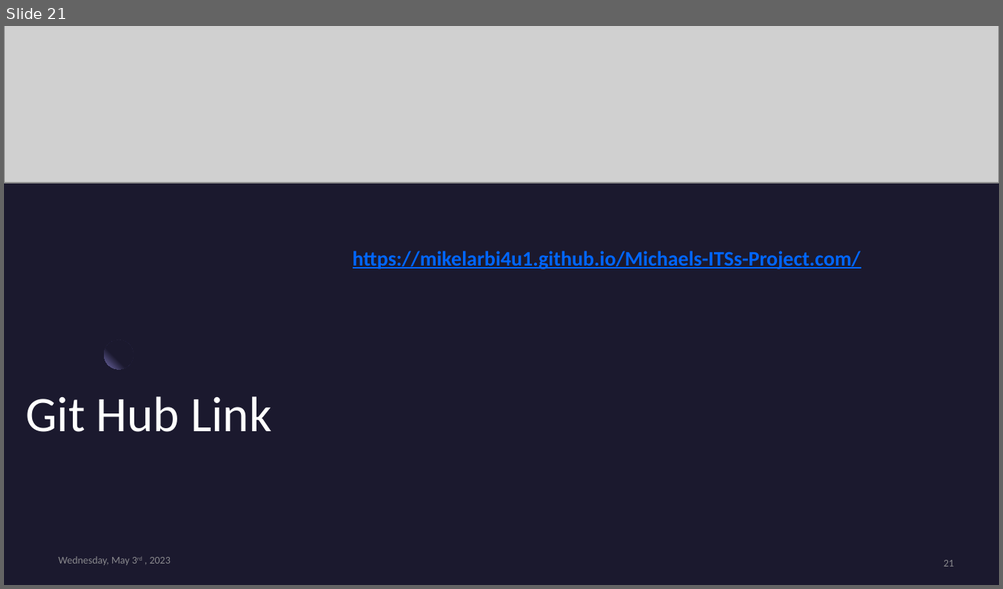
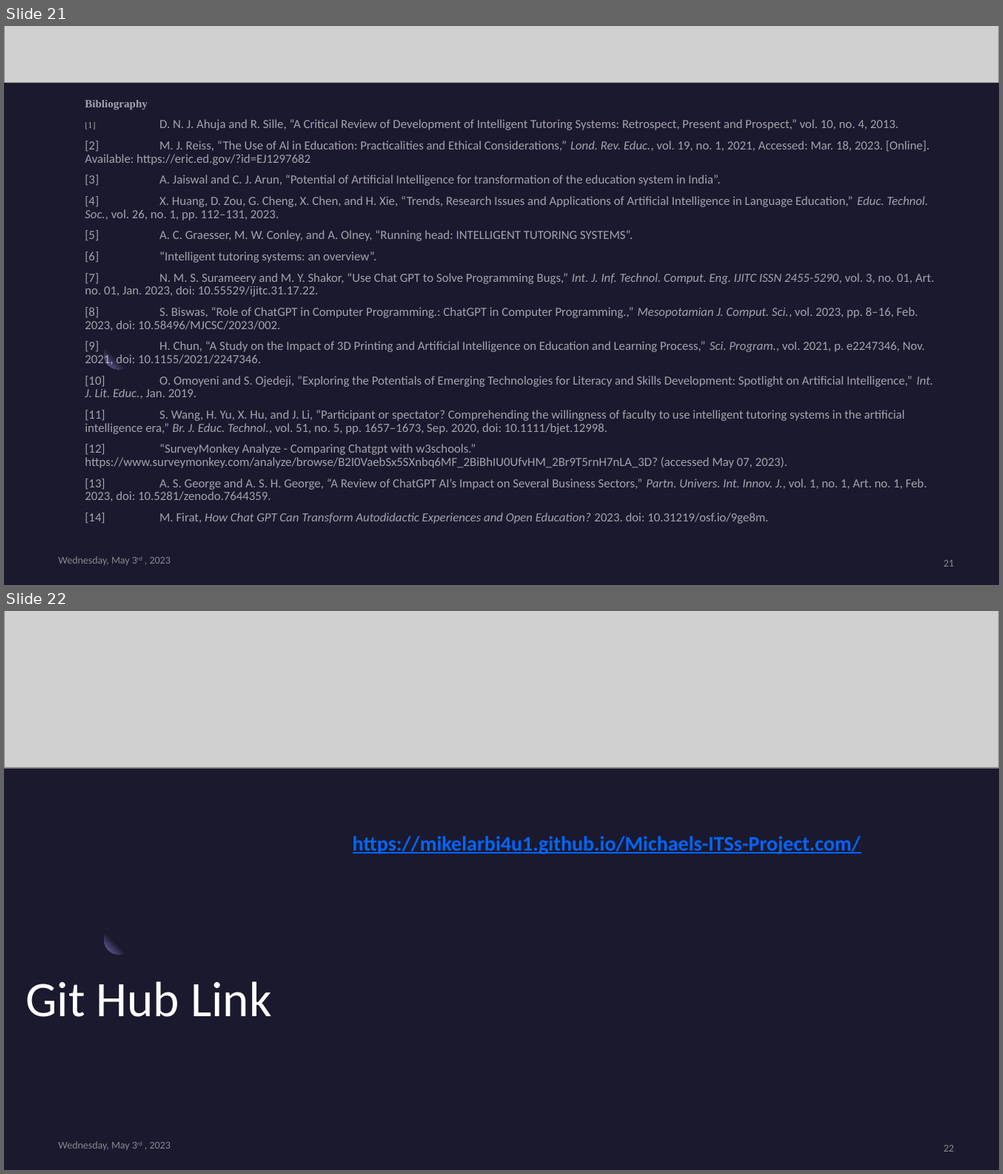
Before and after one commit to Mikelarbi4u1/Intelligent-Tutoring-Systems-in-Computer-Science, a slide deck: The Perception of ChatGPT in Learning Basic Python.pptx. Shown one above the other, each under a label of ours: slide 21 before the commit, slides 21 and 22 after it. The pictures are 1003x589 and 1003x1174 pixels, drawn with LibreOffice and Linux fonts; fonts in the diff are those of the drawing; grey boxes stand for pictures. Boxes give left, top, right and bottom in pixels: in the first picture for what was removed or moved away, otherwise in the second. Text is boxed around its words. In the diff, an @@ line names an element or a change of style, - is before the commit and + after.

```diff
--- a/The Perception of ChatGPT in Learning Basic Python.pptx
+++ b/The Perception of ChatGPT in Learning Basic Python.pptx
@@ slide 21 added at (4,26,999,585), background #1B192E; not listed: 1 template element that a slide beside it also shows @@
@@ picture added at (4,26,999,82) @@
@@ text added at (85,100,933,524), 12 pt, text #FFFFFF at 60% opacity @@
+Bibliography
+[1] D. N. J. Ahuja and R. Sille, “A Critical Review of Development of Intelligent Tutoring Systems: Retrospect, Present and Prospect,” vol. 10, no. 4, 2013.
+[2] M. J. Reiss, “The Use of Al in Education: Practicalities and Ethical Considerations,” Lond. Rev. Educ., vol. 19, no. 1, 2021, Accessed: Mar. 18, 2023. [Online]. Available: https://eric.ed.gov/?id=EJ1297682
+[3] A. Jaiswal and C. J. Arun, “Potential of Artificial Intelligence for transformation of the education system in India”.
+[4] X. Huang, D. Zou, G. Cheng, X. Chen, and H. Xie, “Trends, Research Issues and Applications of Artificial Intelligence in Language Education,” Educ. Technol. Soc., vol. 26, no. 1, pp. 112–131, 2023.
+[5] A. C. Graesser, M. W. Conley, and A. Olney, “Running head: INTELLIGENT TUTORING SYSTEMS”.
+[6] “Intelligent tutoring systems: an overview”.
+[7] N. M. S. Surameery and M. Y. Shakor, “Use Chat GPT to Solve Programming Bugs,” Int. J. Inf. Technol. Comput. Eng. IJITC ISSN 2455-5290, vol. 3, no. 01, Art. no. 01, Jan. 2023, doi: 10.55529/ijitc.31.17.22.
+[8] S. Biswas, “Role of ChatGPT in Computer Programming.: ChatGPT in Computer Programming.,” Mesopotamian J. Comput. Sci., vol. 2023, pp. 8–16, Feb. 2023, doi: 10.58496/MJCSC/2023/002.
+[9] H. Chun, “A Study on the Impact of 3D Printing and Artificial Intelligence on Education and Learning Process,” Sci. Program., vol. 2021, p. e2247346, Nov. 2021, doi: 10.1155/2021/2247346.
+[10] O. Omoyeni and S. Ojedeji, “Exploring the Potentials of Emerging Technologies for Literacy and Skills Development: Spotlight on Artificial Intelligence,” Int. J. Lit. Educ., Jan. 2019.
+[11] S. Wang, H. Yu, X. Hu, and J. Li, “Participant or spectator? Comprehending the willingness of faculty to use intelligent tutoring systems in the artificial intelligence era,” Br. J. Educ. Technol., vol. 51, no. 5, pp. 1657–1673, Sep. 2020, doi: 10.1111/bjet.12998.
+[12] “SurveyMonkey Analyze - Comparing Chatgpt with w3schools.” https://www.surveymonkey.com/analyze/browse/B2I0VaebSx5SXnbq6MF_2BiBhIU0UfvHM_2Br9T5rnH7nLA_3D? (accessed May 07, 2023).
+[13] A. S. George and A. S. H. George, “A Review of ChatGPT AI’s Impact on Several Business Sectors,” Partn. Univers. Int. Innov. J., vol. 1, no. 1, Art. no. 1, Feb. 2023, doi: 10.5281/zenodo.7644359.
+[14] M. Firat, How Chat GPT Can Transform Autodidactic Experiences and Open Education? 2023. doi: 10.31219/osf.io/9ge8m.
@@ text added at (58,557,170,565), 10 pt, text #A6A6A6 at 80% opacity @@
+Wednesday, May 3rd , 2023
@@ page number added at (943,560,953,567), 10 pt, text #A6A6A6 at 80% opacity @@
+21
@@ what was slide 21 is now slide 22 @@
@@ page number at (943,1145,953,1152): text changed @@
-21
+22
```
